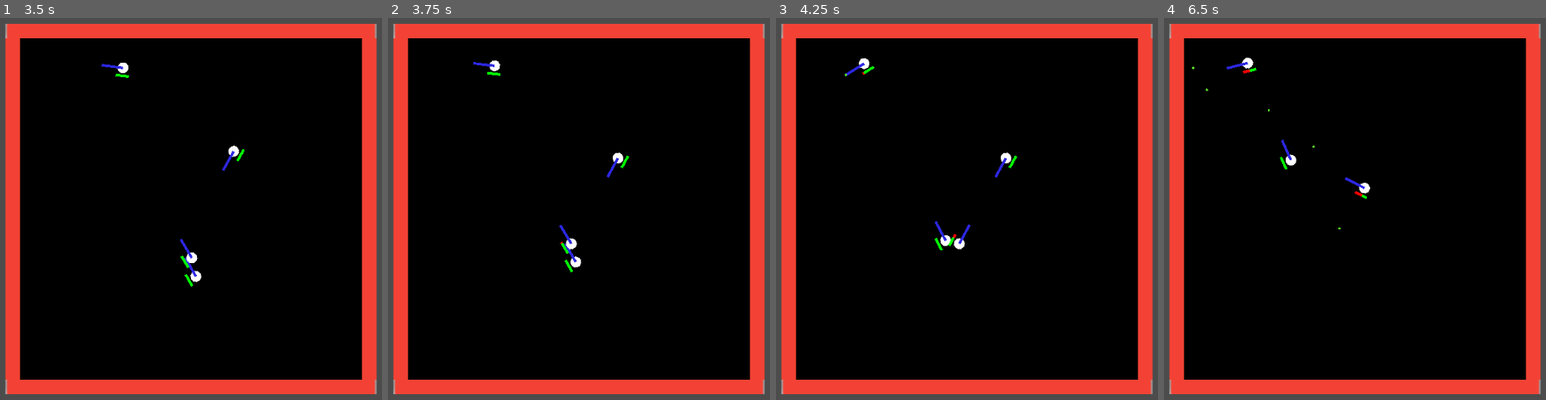
Above: before the commit, frames 1-4 (left to right).
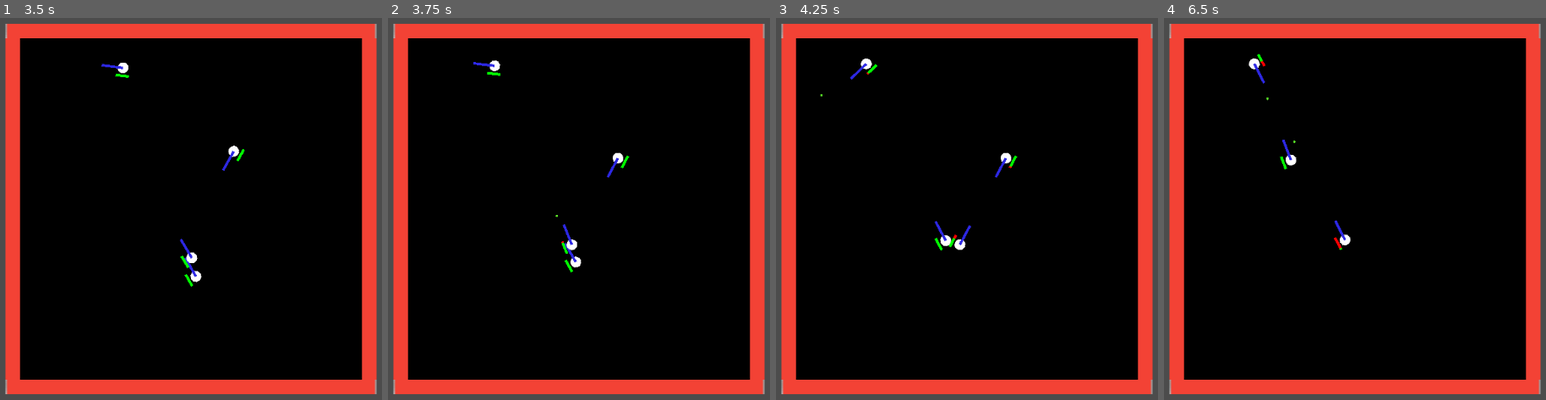
Above: after the commit, the same moments.

Repository: sisipun/CybersportManager
Game: Godot game, scene res://script/ui.tscn
Two runs of this game, one before a commit and one after it. Both use one fixed random seed, a clock stepped at 60 frames per second and the inputs below.
Inputs (mouse positions are in pixels of both pictures, inside the frame that each line leads up to):
- Up to frame 1 (3.5 s): tap Enter at 0.5 s; click (191, 209) at 0.67 s; tap Space at 1.25 s; move the mouse to (57, 228) at 1.27 s; click (57, 228) at 1.42 s; move the mouse to (259, 121) at 2.02 s; click (259, 121) at 2.17 s; move the mouse to (156, 289) at 2.77 s; click (156, 289) at 2.92 s
- Up to frame 2 (3.75 s): move the mouse to (outside the picture) at 3.52 s; click (outside the picture) at 3.67 s
- Up to frame 3 (4.25 s): no input
- Up to frame 4 (6.5 s): move the mouse to (outside the picture) at 4.27 s; click (outside the picture) at 4.42 s; move the mouse to (1389, 209) at 5.02 s; click (1389, 209) at 5.17 s; move the mouse to (1251, 109) at 5.77 s; click (1251, 109) at 5.92 s

Frame 1 is identical in both runs. In frame 2, 0.1% of the frame differs, in the area x 43-64%, y 35-62%; in frame 3, 0.3%; in frame 4, 0.6%, in the area x 7-54%, y 9-61%.

Commit message:
Create player command model

Diff:
--- a/game/project.godot
+++ b/game/project.godot
@@ -23,6 +23,11 @@
 "class": "BasePlayer",
 "language": "GDScript",
 "path": "res://script/base/match/player/base_player.gd"
+}, {
+"base": "Node",
+"class": "BasePlayerCommand",
+"language": "GDScript",
+"path": "res://script/base/match/player/command/base_player_command.gd"
 }, {
 "base": "Node",
 "class": "BasePlayerController",
@@ -68,6 +73,11 @@
 "class": "PlayerSummaryModel",
 "language": "GDScript",
 "path": "res://script/base/model/player/player_summary_model.gd"
+}, {
+"base": "BasePlayerCommand",
+"class": "ShootPlayerCommand",
+"language": "GDScript",
+"path": "res://script/tactical_fps/match/player/command/shoot_player_command.gd"
 }, {
 "base": "KinematicBody2D",
 "class": "TacticalFpsBullet",
@@ -133,6 +143,7 @@
 "BaseMap": "",
 "BaseMatch": "",
 "BasePlayer": "",
+"BasePlayerCommand": "",
 "BasePlayerController": "",
 "BasePlayerVision": "",
 "BaseStartingPosition": "",
@@ -142,6 +153,7 @@
 "OrganizationModel": "",
 "PlayerModel": "",
 "PlayerSummaryModel": "",
+"ShootPlayerCommand": "",
 "TacticalFpsBullet": "",
 "TacticalFpsMap": "",
 "TacticalFpsMatch": "",
--- /dev/null
+++ b/game/script/base/match/player/command/base_player_command.gd
@@ -0,0 +1,23 @@
+class_name BasePlayerCommand
+extends Node
+
+
+signal finished
+
+
+var _player: BasePlayer
+var _current_match: BaseMatch
+
+
+func _init(player: BasePlayer, current_match: BaseMatch) -> void:
+	self._player = player
+	self._current_match = current_match
+
+
+
+func valid(_arguments: Array) -> bool:
+	return false
+
+
+func process(_arguments: Array) -> void:
+	pass
--- /dev/null
+++ b/game/script/tactical_fps/match/player/command/shoot_player_command.gd
@@ -0,0 +1,32 @@
+class_name ShootPlayerCommand
+extends BasePlayerCommand
+
+
+func _init(player: TacticalFpsPlayer, current_match: TacticalFpsMatch).(player, current_match) -> void:
+	pass
+
+
+func valid(arguments: Array) -> bool:
+	var target: BasePlayer = arguments[0]
+	return (
+		is_instance_valid(_player)
+		and is_instance_valid(target)
+		and is_instance_valid(_player.weapon)
+	)
+
+
+func process(arguments: Array) -> void:
+	if not valid(arguments):
+		emit_signal("finished")
+		return
+
+	_player.stop()
+	var target: BasePlayer = arguments[0]
+	var rotation_finished: bool = false
+	while valid(arguments) and not rotation_finished:
+		var delta: float = _current_match.get_process_delta_time()
+		_player.rotate_to(delta, target.position)
+		_player.shoot()
+		yield(_current_match.get_tree(), "idle_frame")
+
+	emit_signal("finished")
--- a/game/script/tactical_fps/match/player/tactical_fps_player.gd
+++ b/game/script/tactical_fps/match/player/tactical_fps_player.gd
@@ -4,21 +4,14 @@
 
 export (PackedScene) var _weapon_scene: PackedScene = null
 
-var shooting_target: BasePlayer = null
-var _weapon: TacticalFpsWeapon = null
+var weapon: TacticalFpsWeapon = null
 
 
 func _ready() -> void:
-	_weapon = _weapon_scene.instance()
-	add_child(_weapon)
-	_weapon.init(self)
-
-
-func _physics_process(delta: float) -> void:
-	if is_instance_valid(shooting_target):
-		.rotate_to(delta, shooting_target.position)
-		shoot()
+	weapon = _weapon_scene.instance()
+	add_child(weapon)
+	weapon.init(self)
 
 
 func shoot() -> void:
-	_weapon.shoot()
+	weapon.shoot()
--- a/game/script/tactical_fps/match/player/tactical_fps_player_controller.gd
+++ b/game/script/tactical_fps/match/player/tactical_fps_player_controller.gd
@@ -3,12 +3,22 @@
 
 
 var _target: Vector2 = Vector2.ZERO
+var _current_command: BasePlayerCommand = null
 
 
 func set_target(target: Vector2) -> void:
 	if not is_dead():
 		_target = target
 		_player.move_to(_target)
+
+
+
+func start_round() -> void:
+	pass
+
+
+func end_round() -> void:
+	_current_command = null
 
 
 func _on_player_hitted(hitter: BasePlayer) -> void:
@@ -21,13 +31,13 @@
 
 
 func _on_enemy_detected(enemy: BasePlayer) -> void:
-	if not is_dead() and not _player.shooting_target:
-		_player.stop()
-		_player.shooting_target = enemy
-		assert(enemy.connect("dead", self, "_on_shooting_target_dead") == OK)
+	if not is_dead() and not _current_command:
+		_current_command = ShootPlayerCommand.new(_player, _current_match)
+		_current_command.process([enemy])
+		assert(_current_command.connect("finished", self, "_on_current_command_finished") == OK)
 
 
-func _on_shooting_target_dead(_killer: BasePlayer) -> void:
+func _on_current_command_finished() -> void:
 	if not is_dead():
-		_player.shooting_target = null
+		_current_command = null
 		_player.move_to(_target)
--- a/game/script/tactical_fps/match/player/tactical_fps_team_controller.gd
+++ b/game/script/tactical_fps/match/player/tactical_fps_team_controller.gd
@@ -7,8 +7,10 @@
 	var _target_plant_zone: TacticalFpsPlantZone = tactical_fps_map.plant_zones[randi() % len(tactical_fps_map.plant_zones)]
 	for player in _players:
 		var tactical_fps_player: TacticalFpsPlayerController = player as TacticalFpsPlayerController
+		player.start_round()
 		tactical_fps_player.set_target(_target_plant_zone.global_position)
 
 
 func end_round() -> void:
-	pass
+	for player in _players:
+		player.end_round()
